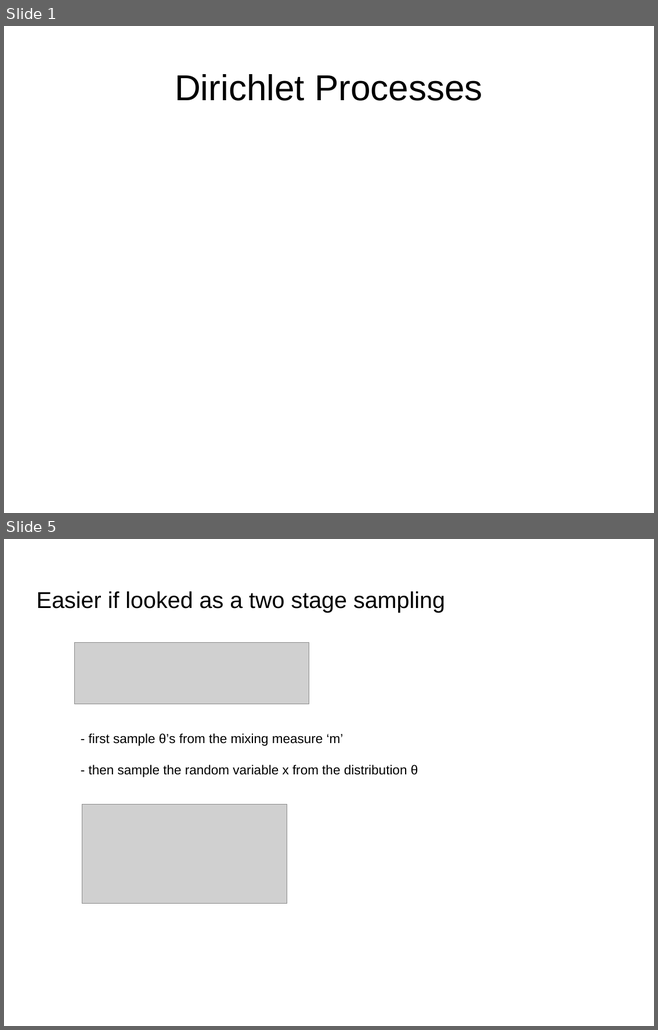
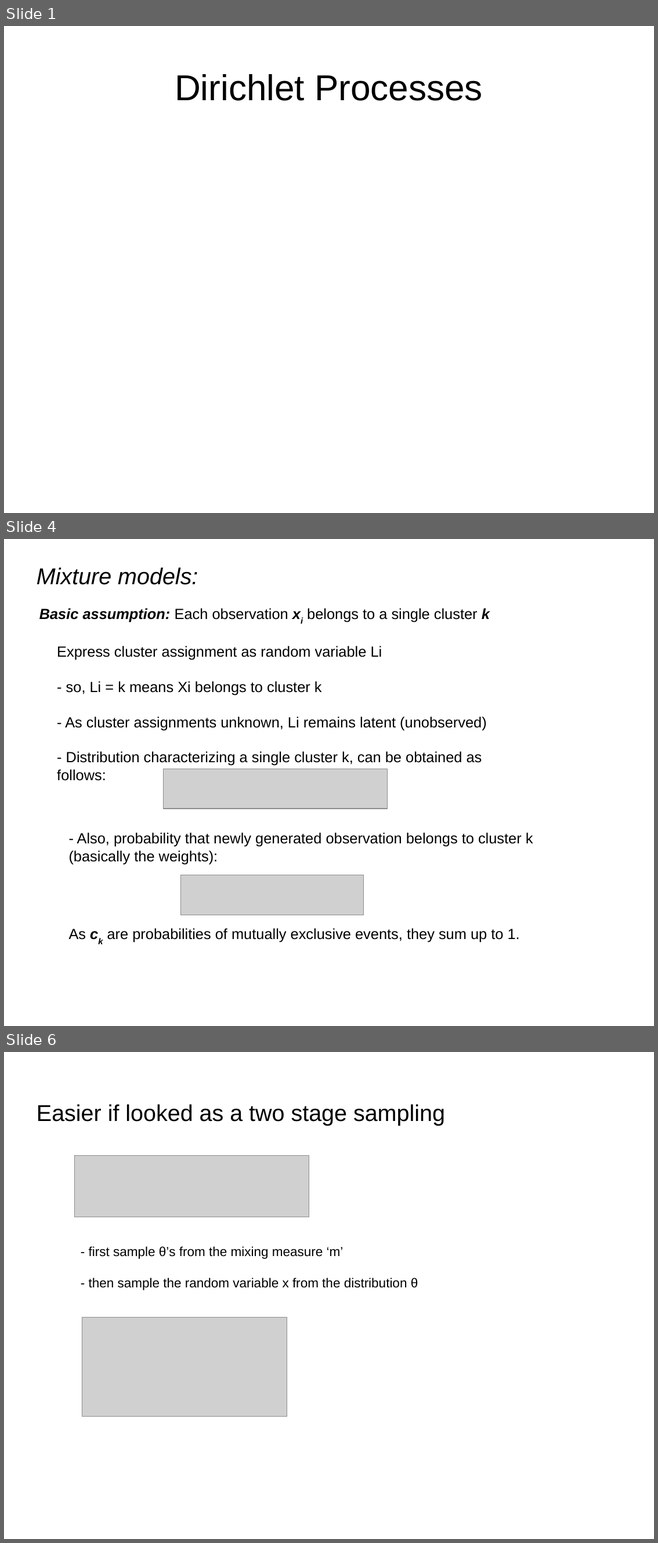
Before and after one commit to afcarl/Dirichlet_Processes, a slide deck: Dirichlet_process.odp. Shown one above the other, each under a label of ours: slides 1 and 5 before the commit, slides 1, 4 and 6 after it; the slides between them are not shown. The pictures are 658x1030 and 658x1543 pixels, drawn with LibreOffice and Linux fonts; fonts in the diff are those of the drawing; grey boxes stand for pictures. Boxes give left, top, right and bottom in pixels: in the first picture for what was removed or moved away, otherwise in the second. Text is boxed around its words. In the diff, an @@ line names an element or a change of style, - is before the commit and + after.

```diff
--- a/Dirichlet_process.odp
+++ b/Dirichlet_process.odp
@@ slide 4 added at (4,539,654,1026), background #FFFFFF @@
@@ title added at (36,567,198,585), 28 pt, text #000000, italic @@
+Mixture models:
@@ text added at (39,608,489,622), 18 pt, text #000000 @@
+Basic assumption: Each observation xi belongs to a single cluster k
@@ text added at (57,646,487,781), 18 pt, text #000000 @@
+Express cluster assignment as random variable Li
+- so, Li = k means Xi belongs to cluster k
+- As cluster assignments unknown, Li remains latent (unobserved)
+- Distribution characterizing a single cluster k, can be obtained as follows:
@@ picture added at (163,769,387,809) @@
@@ text added at (69,832,533,864), 18 pt, text #000000 @@
+- Also, probability that newly generated observation belongs to cluster k (basically the weights):
@@ picture added at (181,875,364,915) @@
@@ text added at (69,928,520,943), 18 pt, text #000000 @@
+As ck are probabilities of mutually exclusive events, they sum up to 1.
@@ what was slide 5 is now slide 6 @@
```
Also in this commit, not shown: 5 slides changed, 3 other slides added, 1 slide removed.
